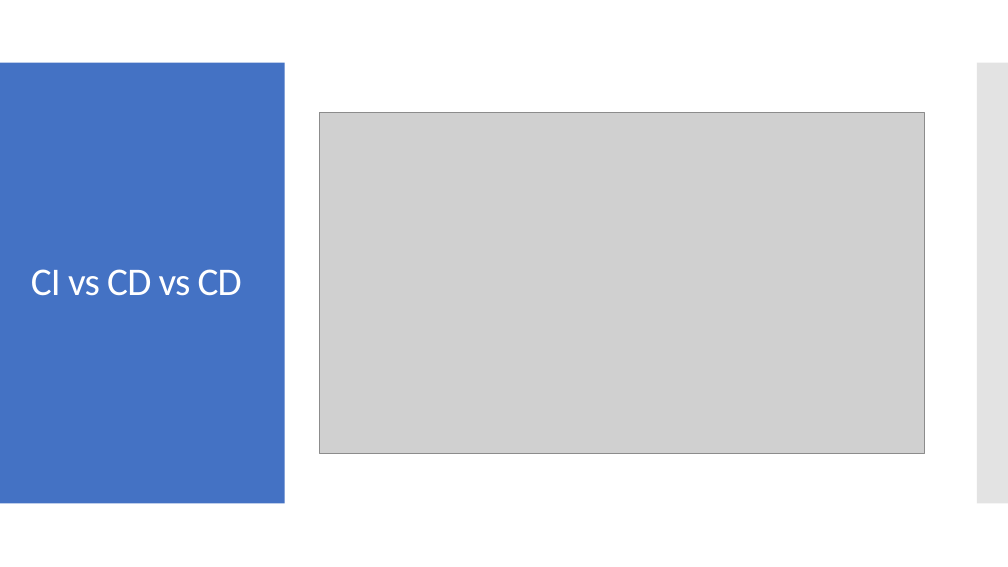
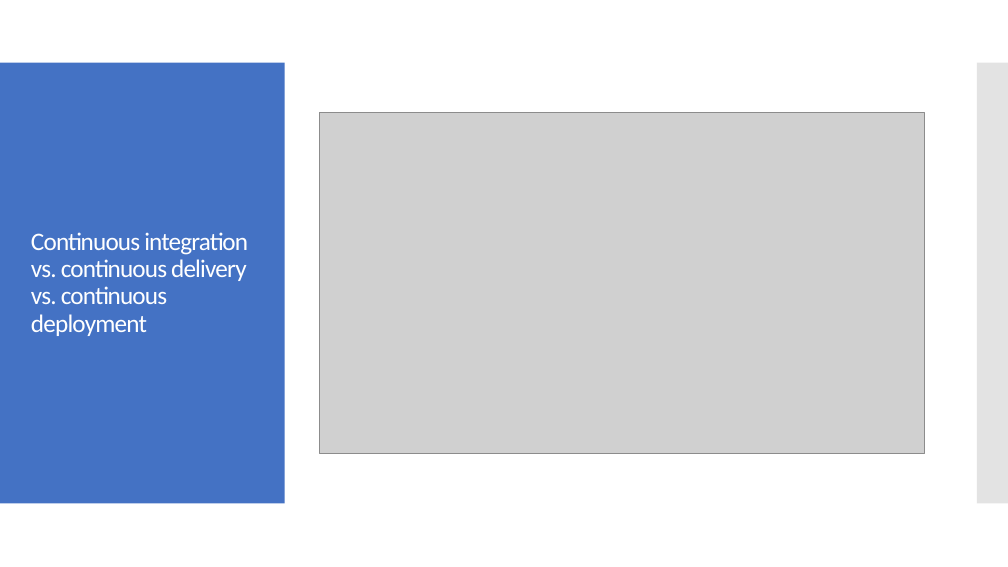
Before and after one commit to milodotnet/bootcamp, a slide deck: slide 2 of Bootcamp-ContinuousDelivery_2.pptx. Drawn at 1008x567 pixels with LibreOffice and Linux fonts; fonts in the diff are those of the drawing; grey boxes stand for pictures. Boxes give left, top, right and bottom in pixels: in the first picture for what was removed or moved away, otherwise in the second. Text is boxed around its words. In the diff, an @@ line names an element or a change of style, - is before the commit and + after.

Commit message:
Update Continuous Delivery Part 2 presentation

```diff
--- a/Bootcamp-ContinuousDelivery_2.pptx
+++ b/Bootcamp-ContinuousDelivery_2.pptx
@@ title at (31,232,248,336): text changed; size 28 to 18 pt @@
-CI vs CD vs CD
+Continuous integration vs. continuous delivery vs. continuous deployment
```
